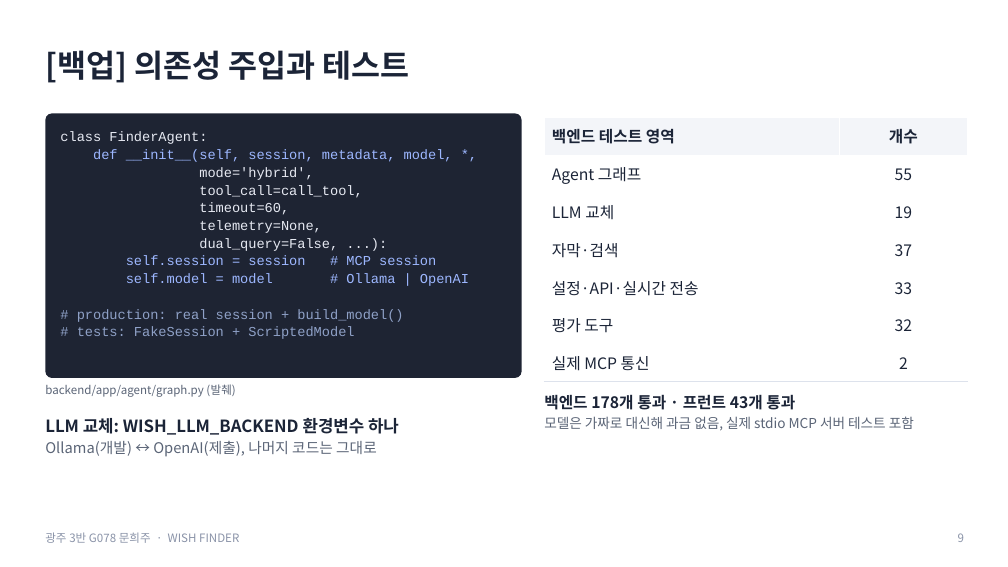
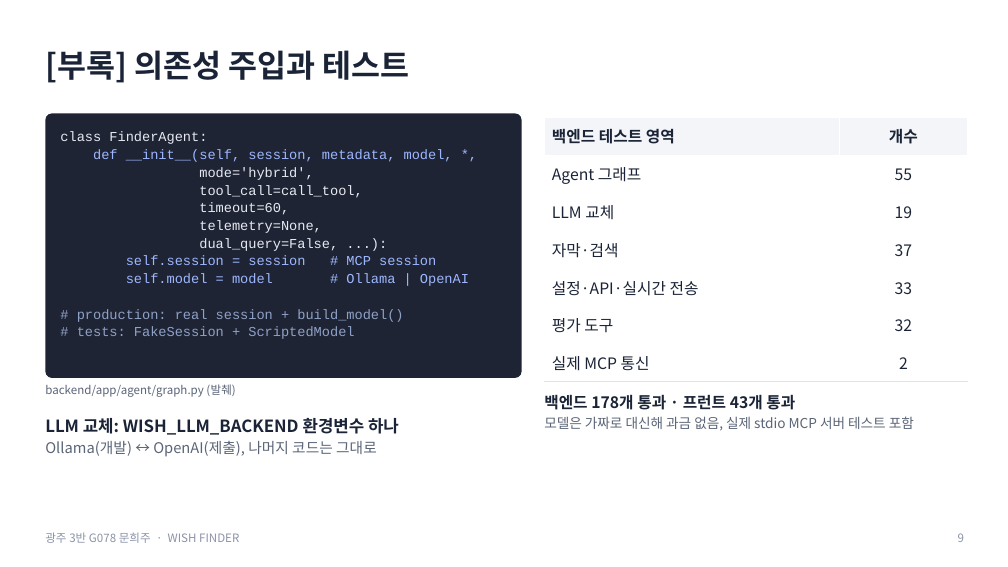
Before and after one commit to creepygrape/skala-AICapstone-mini-2, a slide deck: slide 9 of docs/exec/G078_문희주_발표.pptx. Drawn at 1008x567 pixels with LibreOffice and Linux fonts; fonts in the diff are those of the drawing. Boxes give left, top, right and bottom in pixels: in the first picture for what was removed or moved away, otherwise in the second. Text is boxed around its words. In the diff, an @@ line names an element or a change of style, - is before the commit and + after.

```diff
--- a/docs/exec/G078_문희주_발표.pptx
+++ b/docs/exec/G078_문희주_발표.pptx
@@ text at bbox=[45, 50, 409, 83]: text changed @@
-[백업] 의존성 주입과 테스트
+[부록] 의존성 주입과 테스트
```
Also in this commit, not shown: 4 other slides changed, 3 other files.
